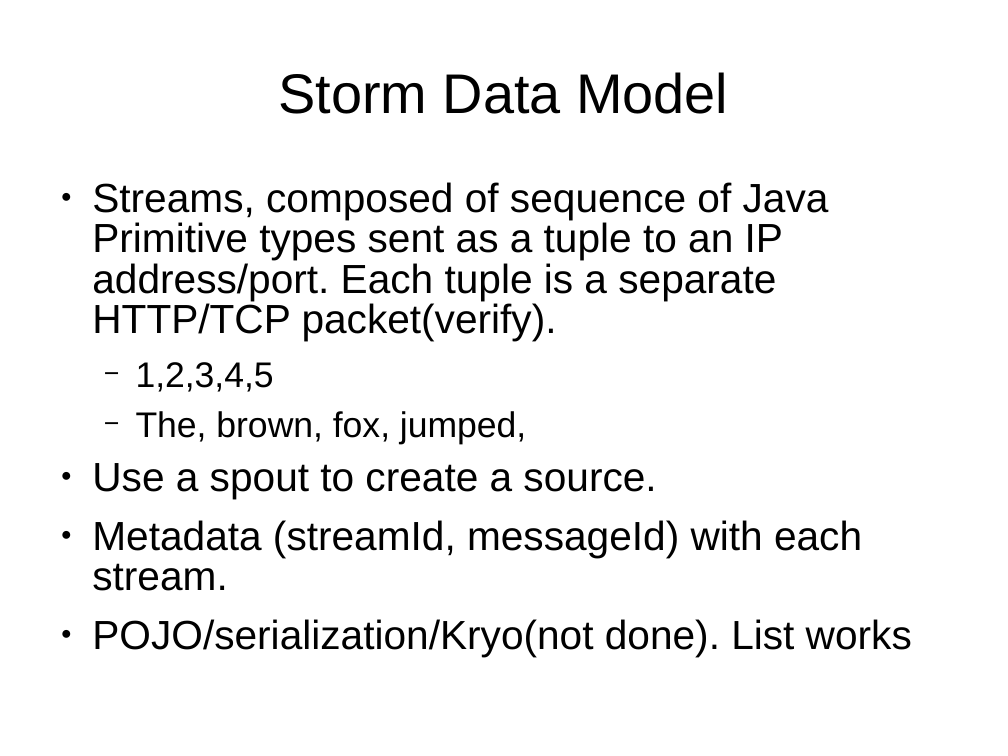
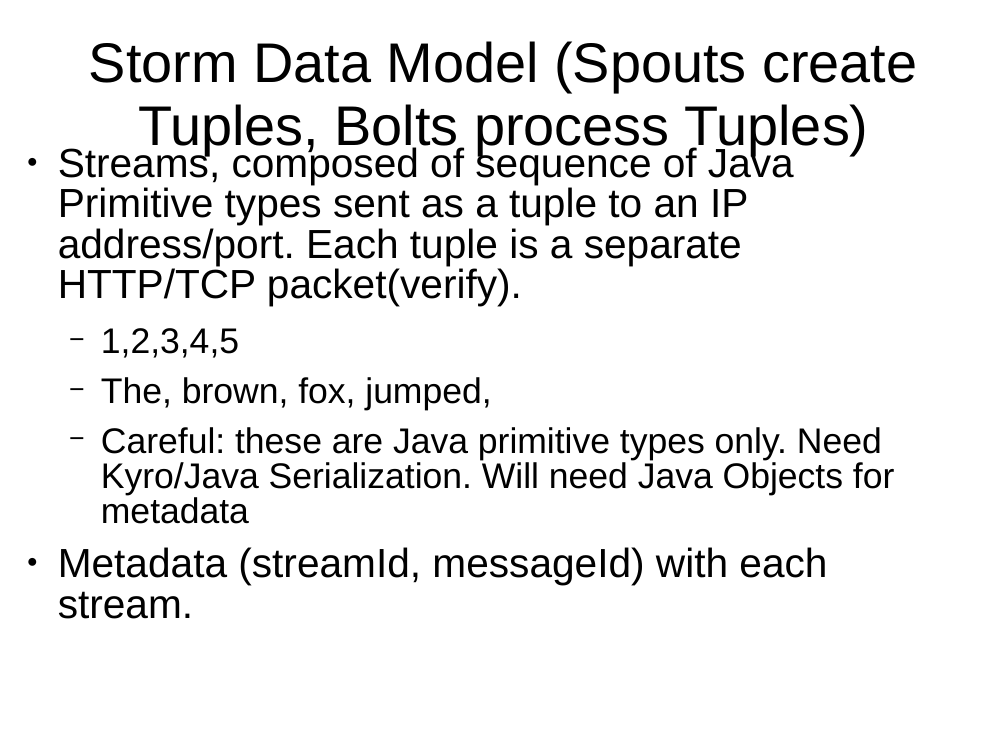
Before and after one commit to dougc333/storm, a slide deck: slide 5 of Storm.ppt (slide 2 before the commit). Drawn at 1008x756 pixels with LibreOffice and Linux fonts; fonts in the diff are those of the drawing. Boxes give left, top, right and bottom in pixels: in the first picture for what was removed or moved away, otherwise in the second. Text is boxed around its words. In the diff, an @@ line names an element or a change of style, - is before the commit and + after.

```diff
--- a/Storm.ppt
+++ b/Storm.ppt
@@ title at <box>89,41,917,155</box>: text changed @@
-Storm Data Model
+Storm Data Model (Spouts create Tuples, Bolts process Tuples)
@@ text "Streams, composed of sequence of ...": place and size @@
-text "Streams, composed of sequence of ..." at <box>92,182,912,656</box>
+text "Streams, composed of sequence of ..." at <box>58,145,894,619</box>
@@ text at <box>58,145,827,619</box>: indent changed @@
@@ text at <box>101,427,894,524</box>: text changed; size 32 to 28 pt @@
-● Use a spout to create a source.
+  − Careful: these are Java primitive types only. Need Kyro/Java Serialization. Will need Java Objects for metadata
@@ text at <box>92,619,912,656</box>: paragraph removed @@
-● POJO/serialization/Kryo(not done). List works
```
Also in this commit, not shown: 15 other slides changed, 13 slides added, 2 slides removed, 11 other files.
